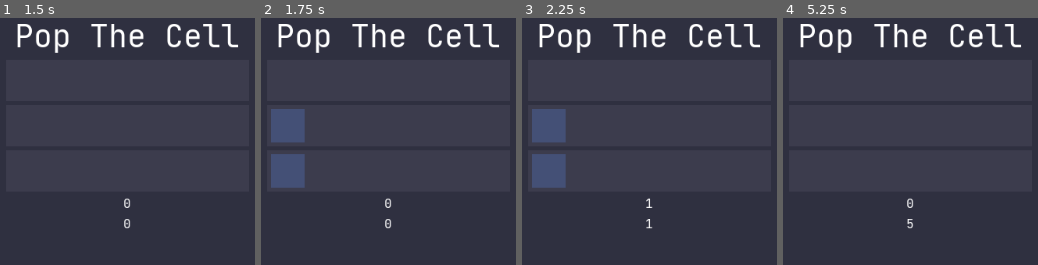
Above: before the commit, frames 1-4 (left to right).
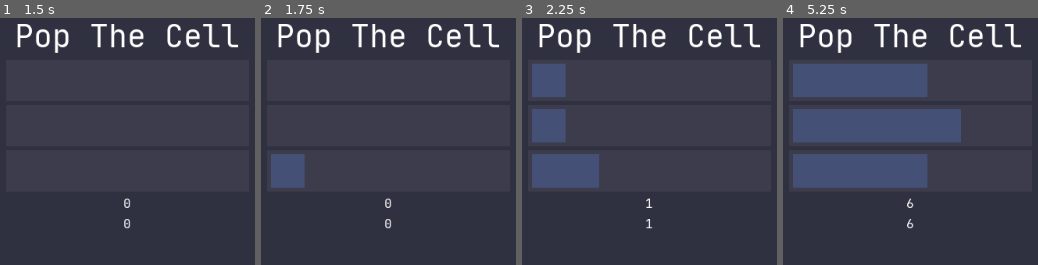
Above: after the commit, the same moments.

Repository: BlockOG/Pop-The-Cell-Godot
Game: Godot game, scene res://Pop The Cell.tscn
The game is run twice, just before and just after one commit, with the same random seed, the same clock (stepped at 60 frames per second) and the same inputs.
Inputs (mouse positions are in pixels of both pictures, inside the frame that each line leads up to; where the layout moved, square brackets give the same spot in the first picture):
- Up to frame 1 (1.5 s): click (10, 79) at 0.5 s; click "Start" at 1.25 s
- Up to frame 2 (1.75 s): no input
- Up to frame 3 (2.25 s): click (532, 79) [550, 79] at 2 s
- Up to frame 4 (5.25 s): click (859, 79) [811, 79] at 2.75 s; click (910, 247) at 5 s, where only the run before the commit has a clickable "Restart"

Frame 1 is identical in both runs. In frame 2, 1.8% of the frame differs, in the area x 3-18%, y 36-51%; in frame 3, 3.6%; in frame 4, 23%, in the area x 3-70%, y 18-85%.

Commit message:
Fix a couple things

Diff:
--- a/Pop The Cell.gd
+++ b/Pop The Cell.gd
@@ -19,54 +19,7 @@
 var progress3 = 0
 
 
-func _on_ReStart_pressed():
-	tick = 0
-	score = 0
-	progress1 = 0
-	progress2 = 0
-	progress3 = 0
-
-	timer = Timer.new()
-	timer.wait_time = 0.2
-	timer.one_shot = true
-	timer.connect("timeout", self, "_on_Timer_timeout")
-	get_parent().add_child(timer)
-	timer.start()
-
-	started = true
-	reStartButton.disabled = true
-	reStartButton.modulate.a = 0
-	reStartButton.text = "Restart"
-
-
-func _on_Timer_timeout():
-	tick += 1
-	get_parent().remove_child(timer)
-
-	if tick % 3 == 0:
-		score += 1
-
-	if (randi() % 4) == 0:
-		progress1 += 1
-		if progress1 == 7:
-			reStartButton.disabled = false
-			reStartButton.modulate.a = reStartButtonModulateA
-			return
-
-	if (randi() % 4) == 0:
-		progress2 += 1
-		if progress2 == 7:
-			reStartButton.disabled = false
-			reStartButton.modulate.a = reStartButtonModulateA
-			return
-
-	if (randi() % 4) == 0:
-		progress3 += 1
-		if progress3 == 7:
-			reStartButton.disabled = false
-			reStartButton.modulate.a = reStartButtonModulateA
-			return
-
+func create_timer():
 	timer = Timer.new()
 	timer.wait_time = 0.2
 	timer.one_shot = true
@@ -75,25 +28,77 @@
 	timer.start()
 
 
+func _on_ReStart_pressed():
+	tick = 0
+	score = 0
+	progress1 = 0
+	progress2 = 0
+	progress3 = 0
+
+	create_timer()
+
+	started = true
+	reStartButton.disabled = true
+	reStartButton.modulate.a = 0
+	reStartButton.text = "Restart"
+
+
+func do_random_add(progress):
+	if (randi() % 4) == 0:
+		progress += 1
+		if progress >= 7:
+			reStartButton.disabled = false
+			reStartButton.modulate.a = reStartButtonModulateA
+			return [7, true]
+	return [progress, false]
+
+
+func three_random_add(p1, p2, p3):
+	var a = do_random_add(p1)
+	var b = do_random_add(p2)
+	var c = do_random_add(p3)
+	return [a[0], b[0], c[0], a[1] or b[1] or c[1]]
+
+# TODO: add comments everywhere
+func _on_Timer_timeout():
+	tick += 1
+	get_parent().remove_child(timer)
+
+	if tick % 3 == 0:
+		score += 1
+
+	var a = three_random_add(progress1, progress2, progress3)
+	progress1 = a[0]
+	progress2 = a[1]
+	progress3 = a[2]
+	if a[3]:
+		started = false
+		return
+
+	create_timer()
+
+
 func _process(_delta):
+	# Set score label
 	scoreLabel.text = str(score)
+
+	# Set highscore and label
 	if score > highscore: highscore = score
 	highScoreLabel.text = str(highscore)
+
+	# Set button widths
 	progressBarButton1.rect_size.x = 10 + progress1 * 43
 	progressBarButton2.rect_size.x = 10 + progress2 * 43
 	progressBarButton3.rect_size.x = 10 + progress3 * 43
 
 
-func _on_1_pressed():
-	progress1 -= 1
-	if progress1 < 0: progress1 = 0
+func do_button(progress):
+	if started:
+		progress -= 1
+		if progress < 0: progress = 0
+	return progress
 
 
-func _on_2_pressed():
-	progress2 -= 1
-	if progress2 < 0: progress2 = 0
-
-
-func _on_3_pressed():
-	progress3 -= 1
-	if progress3 < 0: progress3 = 0
+func _on_1_pressed(): progress1 = do_button(progress1)
+func _on_2_pressed(): progress2 = do_button(progress2)
+func _on_3_pressed(): progress3 = do_button(progress3)
Not shown, added: Build/Html5/PopTheCell.apple-touch-icon.png.import
Not shown, added: Build/Html5/PopTheCell.icon.png.import
Not shown, added: Build/Html5/PopTheCell.png.import
Not shown, added: Build/Html5/PopTheCell.apple-touch-icon.png
Not shown, added: Build/Html5/PopTheCell.audio.worklet.js
Not shown, added: Build/Html5/PopTheCell.html
Not shown, added: Build/Html5/PopTheCell.icon.png
Not shown, added: Build/Html5/PopTheCell.js
Not shown, added: Build/Html5/PopTheCell.pck
Not shown, added: Build/Html5/PopTheCell.png
Not shown, added: Build/Html5/PopTheCell.wasm
Not shown, added: commit
